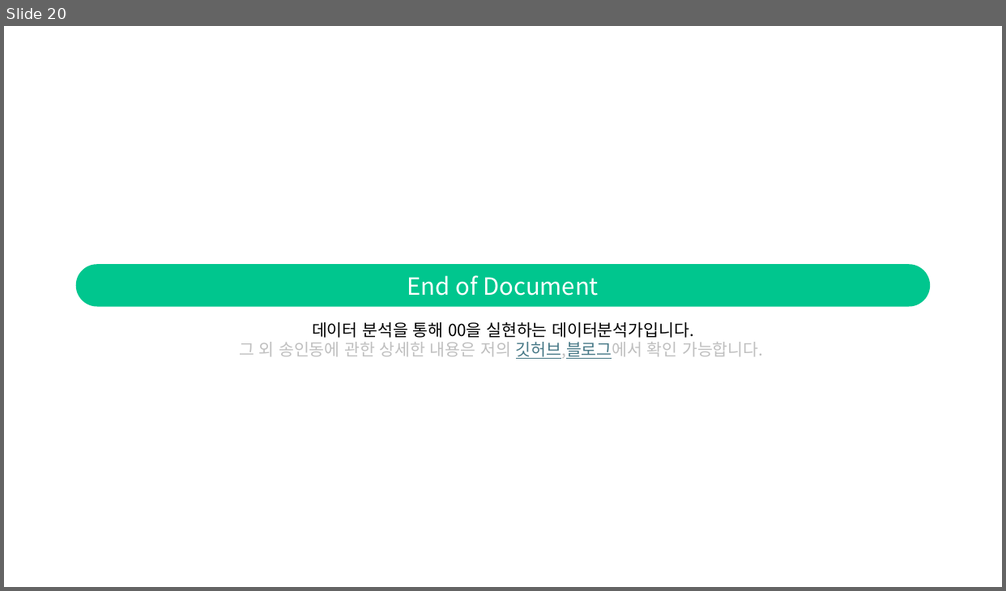
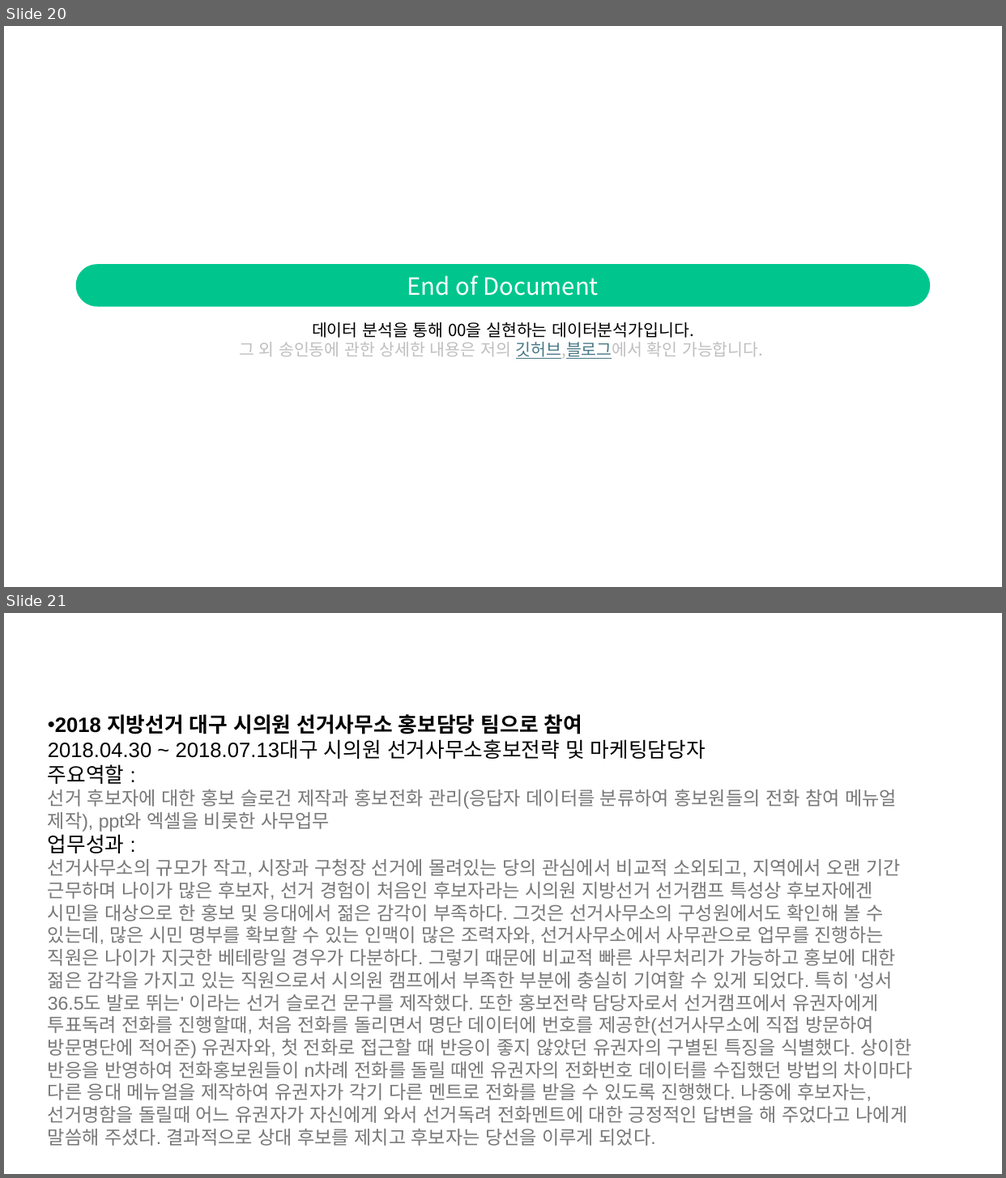
Before and after one commit to Indongspace/Data-Science-Study, a slide deck: 송인동-포트폴리오-신입용.pptx. Shown one above the other, each under a label of ours: slide 20 before the commit, slides 20 and 21 after it. The pictures are 1006x591 and 1006x1178 pixels, drawn with LibreOffice and Linux fonts; fonts in the diff are those of the drawing. Boxes give left, top, right and bottom in pixels: in the first picture for what was removed or moved away, otherwise in the second. Text is boxed around its words. In the diff, an @@ line names an element or a change of style, - is before the commit and + after.

```diff
--- a/송인동-포트폴리오-신입용.pptx
+++ b/송인동-포트폴리오-신입용.pptx
@@ slide 21 added at (4,613,1002,1174), background #FFFFFF @@
@@ text added at (48,714,913,1146), 18 pt, text #777777 @@
+• 2018 지방선거 대구 시의원 선거사무소 홍보담당 팀으로 참여
+2018.04.30 ~ 2018.07.13대구 시의원 선거사무소홍보전략 및 마케팅담당자
+주요역할 :
+선거 후보자에 대한 홍보 슬로건 제작과 홍보전화 관리(응답자 데이터를 분류하여 홍보원들의 전화 참여 메뉴얼 제작), ppt와 엑셀을 비롯한 사무업무
+업무성과 :
+선거사무소의 규모가 작고, 시장과 구청장 선거에 몰려있는 당의 관심에서 비교적 소외되고, 지역에서 오랜 기간 근무하며 나이가 많은 후보자, 선거 경험이 처음인 후보자라는 시의원 지방선거 선거캠프 특성상 후보자에겐 시민을 대상으로 한 홍보 및 응대에서 젊은 감각이 부족하다. 그것은 선거사무소의 구성원에서도 확인해 볼 수 있는데, 많은 시민 명부를 확보할 수 있는 인맥이 많은 조력자와, 선거사무소에서 사무관으로 업무를 진행하는 직원은 나이가 지긋한 베테랑일 경우가 다분하다. 그렇기 때문에 비교적 빠른 사무처리가 가능하고 홍보에 대한 젊은 감각을 가지고 있는 직원으로서 시의원 캠프에서 부족한 부분에 충실히 기여할 수 있게 되었다. 특히 '성서 36.5도 발로 뛰는' 이라는 선거 슬로건 문구를 제작했다. 또한 홍보전략 담당자로서 선거캠프에서 유권자에게 투표독려 전화를 진행할때, 처음 전화를 돌리면서 명단 데이터에 번호를 제공한(선거사무소에 직접 방문하여 방문명단에 적어준) 유권자와, 첫 전화로 접근할 때 반응이 좋지 않았던 유권자의 구별된 특징을 식별했다. 상이한 반응을 반영하여 전화홍보원들이 n차례 전화를 돌릴 때엔 유권자의 전화번호 데이터를 수집했던 방법의 차이마다 다른 응대 메뉴얼을 제작하여 유권자가 각기 다른 멘트로 전화를 받을 수 있도록 진행했다. 나중에 후보자는, 선거명함을 돌릴때 어느 유권자가 자신에게 와서 선거독려 전화멘트에 대한 긍정적인 답변을 해 주었다고 나에게 말씀해 주셨다. 결과적으로 상대 후보를 제치고 후보자는 당선을 이루게 되었다.
```
Also in this commit, not shown: 2 other files.
